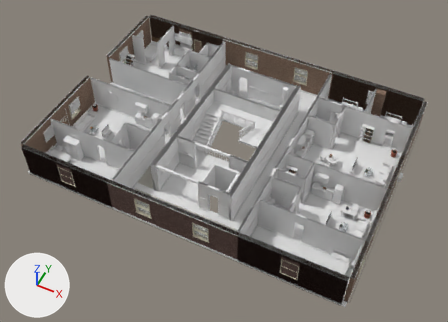
Two versions of the glTF model game/assets/building/floor_04.gltf, one commit apart.
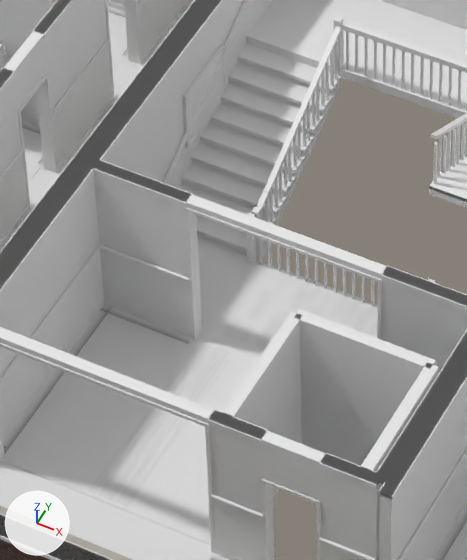
Old and new are each drawn whole from a 50 mm camera at (16.0, -33.1, 49.0) aimed at (-0.1, -0.9, 8.8) and again close up on the part from 36% to 55% of the width and 33% to 65% of the height. The lights are fixed; the arrows at lower left show +X, +Y and +Z. The last two pictures show the newer version. Objects named as collision shapes, trigger or cutter boxes, shadow casters or lower levels of detail are left out. Vertices at exactly the same position are counted once.

The first close-up shows 'F04_floors_terrazzo', 'F04_furniture_paper-col', 'F04_slabs-col', 'F04_stairs', 'F04_stairs_bal', 'F04_stairs_rail', 'F04_trim', 'F04_wainscot', 'F04_walls-col', 'F04_walls_brick-col', 'F04_walls_conc-col', 'F04_walls_fbrick-col' and 4 more.
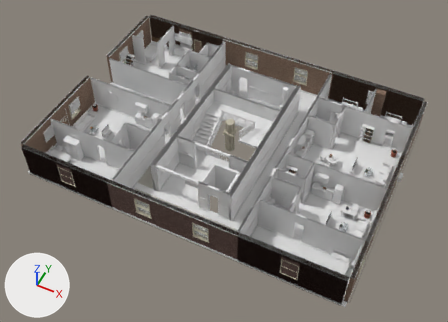
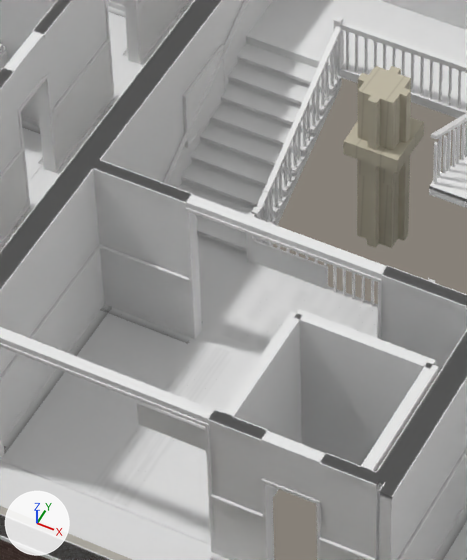
Location of each change, [x1, y1, x2, y2] in pixels of the close-ups (467 x 560 px):
'F04_furniture_limestone-col', added
    after: [343, 66, 424, 248]
'F04_furniture_trim-col', reshaped (not visible before)
    after: [137, 239, 328, 450]
part 1 of me_f04_furniture_trim_col, added
    after: [252, 239, 328, 289]
part 2 of me_f04_furniture_trim_col, added
    after: [137, 402, 206, 450]

The edits, one by one:
me_f04_furniture_trim_col is used by ob_f04_furniture_trim_col; location (0.0, 0.0, 0.0).
me_f04_furniture_trim_col had 1752 vertices, 2628 faces and spanned x -13.6..13.6, y -9.6..9.6, z 9.6..12.2.
me_f04_furniture_trim_col now has 1768 vertices, 2652 faces and spans x -13.6..13.6, y -9.6..9.6, z 9.6..12.2.
me_f04_furniture_trim_col part 1: a new loose piece, a box spanning x -0.62..0.62, y -3.148..-3.118, z 11.62..12.08, in mat_m_trim (its picture is missing).
me_f04_furniture_trim_col part 2: a new loose piece, a box spanning x -0.62..0.62, y -6.648..-6.618, z 11.62..12.08, in mat_m_trim (its picture is missing).
Mesh me_f04_furniture_limestone_col is new.
It consists of a box spanning x -0.3..0.3, y -0.3..0.3, z 9.6..12.8; a box spanning x -0.41..-0.3, y -0.08..0.08, z 9.6..12.8; a box spanning x 0.3..0.41, y -0.08..0.08, z 9.6..12.8; a box spanning x -0.08..0.08, y -0.41..-0.3, z 9.6..12.8; a box spanning x -0.08..0.08, y 0.3..0.41, z 9.6..12.8; a box spanning x -0.46..0.46, y -0.46..0.46, z 11.51..11.79.
It uses material mat_m_limestone.
Object 'F04_furniture_limestone-col' (ob_f04_furniture_limestone_col) is new; it shows me_f04_furniture_limestone_col.
Its location is (0.0, 0.0, 0.0).
